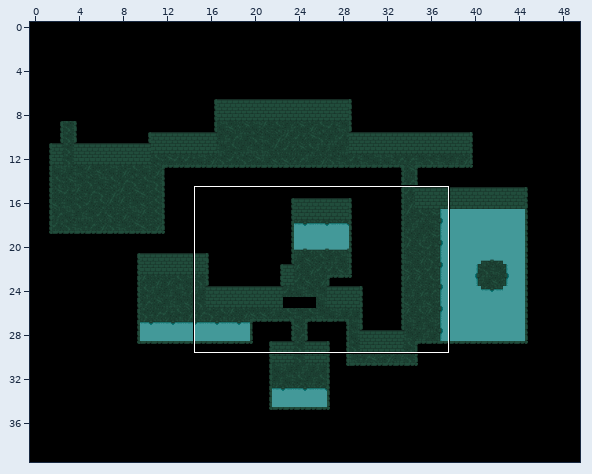
Tiled map, stored at core/assets/Sewer.tmx. The picture above shows the old version from afar; the outline marks the close-up.
Close-up. Earlier state:
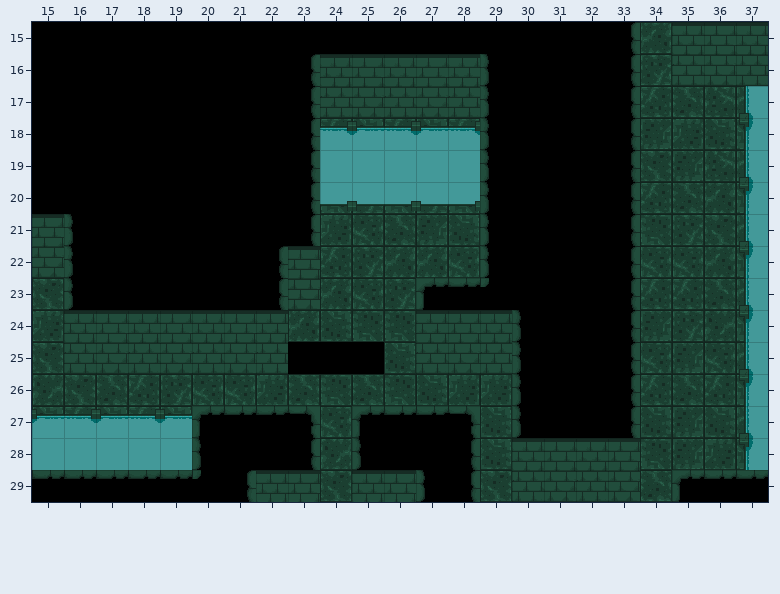
Cells are 32x32 px. Shown: x 15..37, y 15..29.
After the commit:
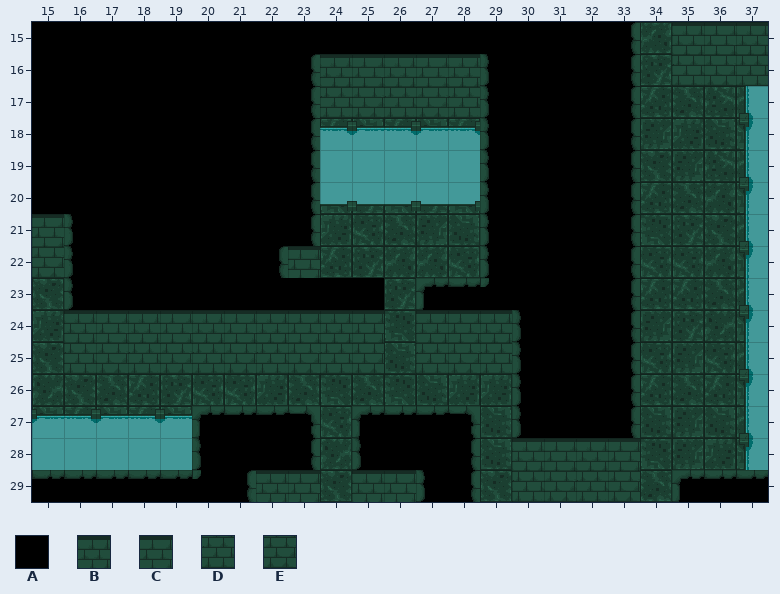
Key: from "Sewer": A 0, B 42, C 43, D 62, E 63.
_ is an empty cell, . an unchanged one.
Tiles of an added or newly shown layer are drawn over the layers below it.
From old to new:
--- layer "overwalls" (now shown)
@@ x 22..25 @@
-23 ____
-24 .___
-25 .___
+23 AAAA
+24 .CBC
+25 .EDE
Boxes around the changes in both close-ups, in picture pixels (x1, y1, x2, y2):
added: (279, 278, 384, 374)
